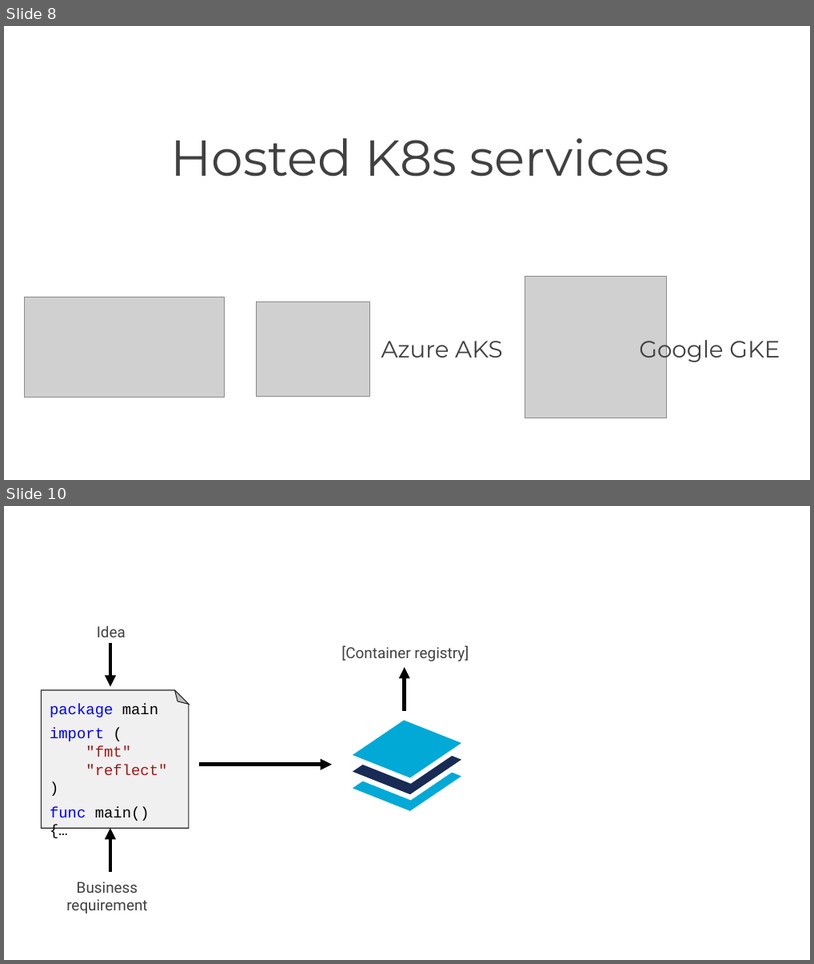
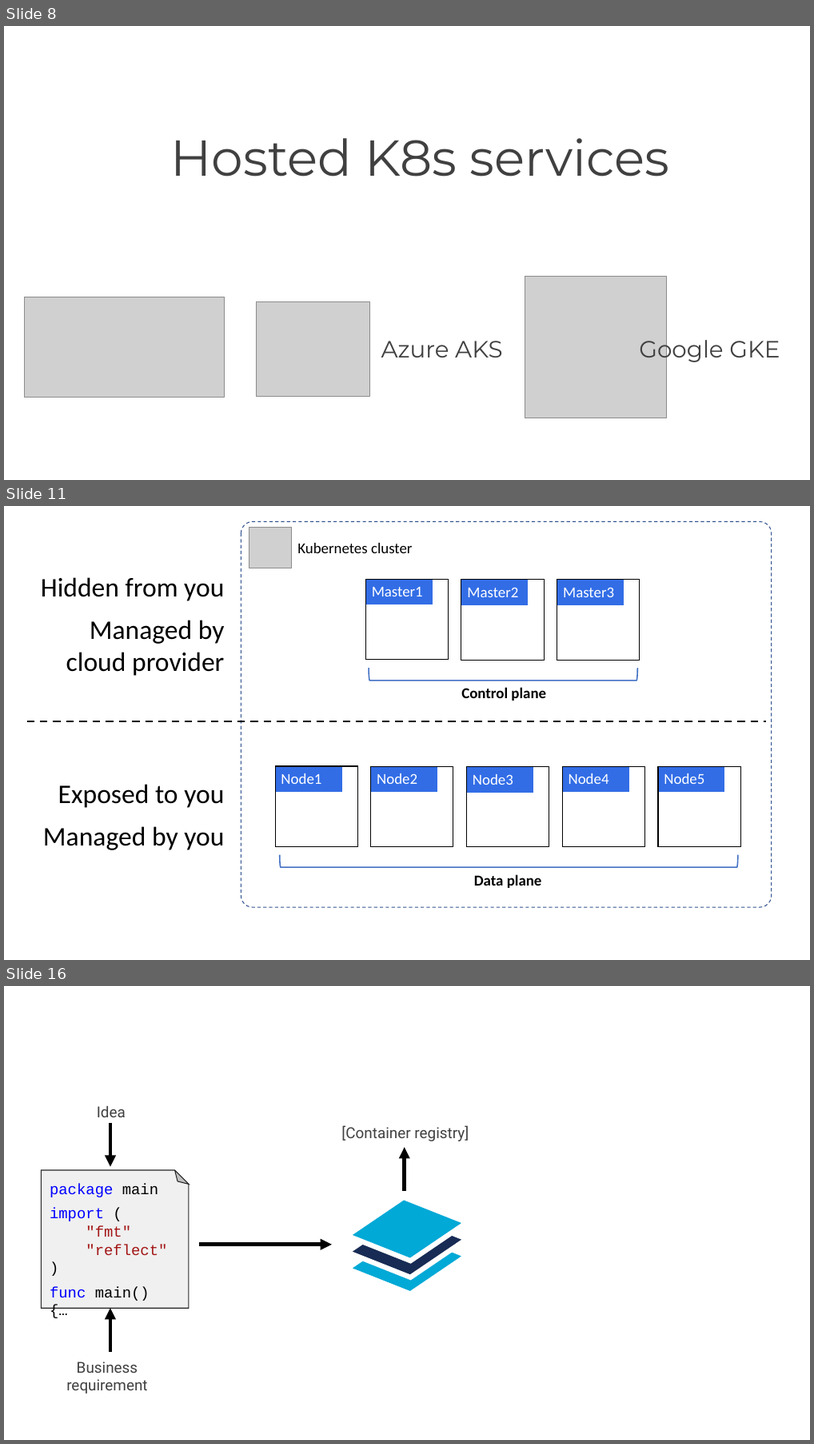
Before and after one commit to nigelpoulton/k8s101, a slide deck: docs/slides.pptx. Shown one above the other, each under a label of ours: slides 8 and 10 before the commit, slides 8, 11 and 16 after it; the slides between them are not shown. The pictures are 814x964 and 814x1444 pixels, drawn with LibreOffice and Linux fonts; fonts in the diff are those of the drawing; grey boxes stand for pictures; background and template pictures are left out. Boxes give left, top, right and bottom in pixels: in the first picture for what was removed or moved away, otherwise in the second. Text is boxed around its words. In the diff, an @@ line names an element or a change of style, - is before the commit and + after.

```diff
--- a/docs/slides.pptx
+++ b/docs/slides.pptx
@@ slide 11 added at box(4, 506, 810, 960), background #FFFFFF @@
@@ rounded rectangle added at box(241, 522, 772, 907), outline #325491 1 pt dashed @@
@@ picture added at box(250, 527, 292, 568) @@
@@ text added at box(298, 543, 413, 553), 18 pt, text #000000 @@
+Kubernetes cluster
@@ text added at box(41, 577, 225, 676), 32 pt, text #000000 @@
+Hidden from you
+Managed by cloud provider
@@ group added at box(366, 579, 641, 700): 6 rectangles, 1 left bracket, 1 text @@
+Master1
+Master2
+Master3
+Control plane
@@ line added from (27, 721) to (767, 721), #000000 2.25 pt dashed @@
@@ text added at box(43, 784, 224, 850), 32 pt, text #000000 @@
+Exposed to you
+Managed by you
@@ group added at box(274, 766, 742, 888): 14 rectangles, 1 left bracket, 1 text @@
+Node1
+Node2
+Node3
+Node4
+Node5
+Data plane
@@ what was slide 10 is now slide 16 @@
```
Also in this commit, not shown: 2 slides changed, 14 other slides added, 1 slide removed, 4 other files.
